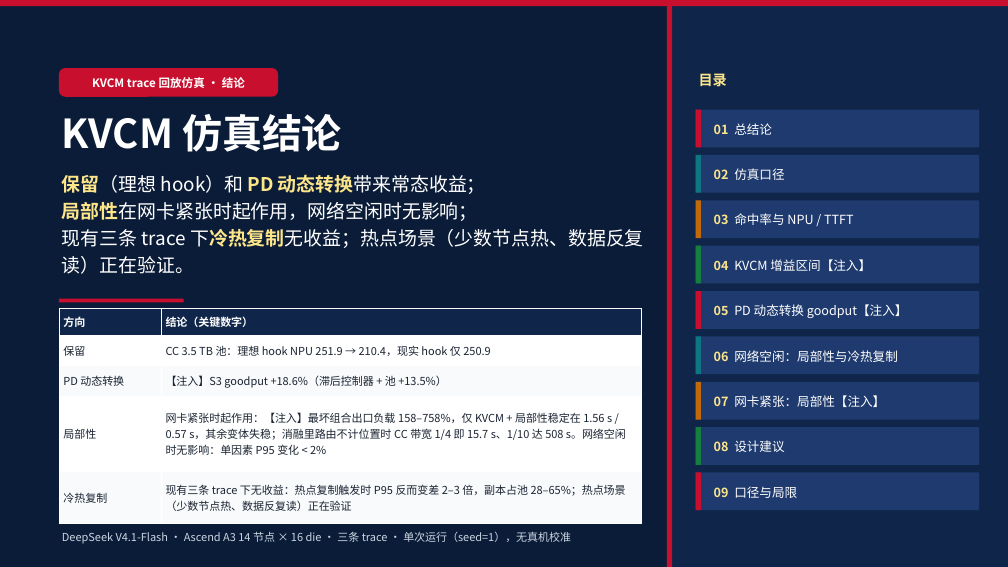
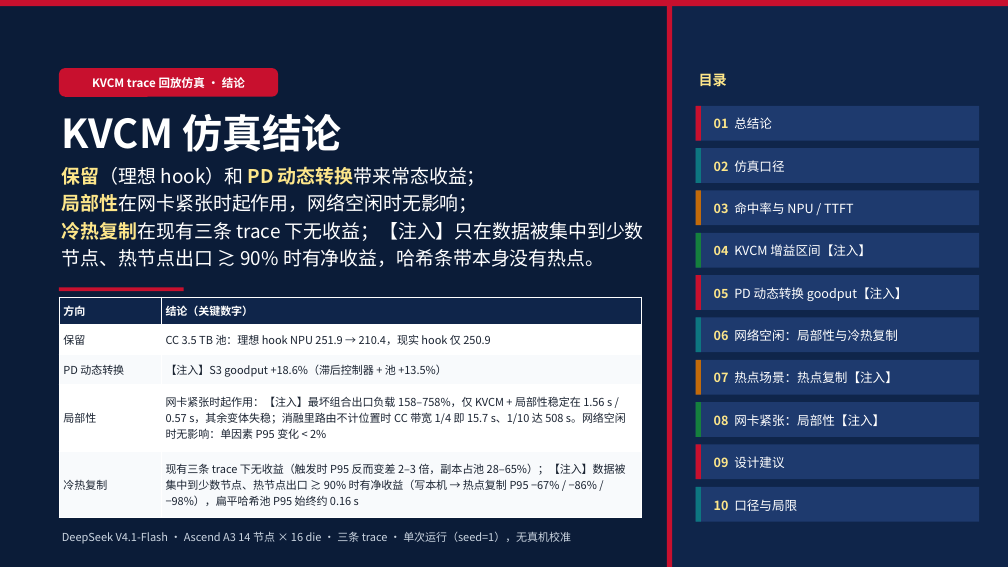
Before and after one commit to 5x8-40/lake, a slide deck: slide 1 of kvcm/report/KVCM-仿真结论-20261126.pptx. Drawn at 1008x567 pixels with LibreOffice and Linux fonts; fonts in the diff are those of the drawing. Boxes give left, top, right and bottom in pixels: in the first picture for what was removed or moved away, otherwise in the second. Text is boxed around its words. In the diff, an @@ line names an element or a change of style, - is before the commit and + after.

```diff
--- a/kvcm/report/KVCM-仿真结论-20261126.pptx
+++ b/kvcm/report/KVCM-仿真结论-20261126.pptx
@@ 4 rectangles, 3 texts: place and size @@
-4 rectangles, 3 texts at [62,110,979,274]
+4 rectangles, 3 texts at [62,106,979,267]
@@ rectangle: place and size @@
-rectangle at [696,200,979,238]
+rectangle at [696,191,979,225]
@@ rectangle: place and size @@
-rectangle at [696,200,701,238]
+rectangle at [696,191,701,225]
@@ text "03 命中率与 NPU / TTFT": place and size @@
-text "03 命中率与 NPU / TTFT" at [714,213,854,225]
+text "03 命中率与 NPU / TTFT" at [714,202,854,214]
@@ text at [62,222,644,267]: text changed @@
-现有三条 trace 下冷热复制无收益；热点场景（少数节点热、数据反复读）正在验证。
+冷热复制在现有三条 trace 下无收益；【注入】只在数据被集中到少数节点、热节点出口 ≳ 90% 时有净收益，哈希条带本身没有热点。
@@ table at [59,297,641,518] @@
-row 5, column 2: 现有三条 trace 下无收益：热点复制触发时 P95 反而变差 2–3 倍，副本占池 28–65%；热点场景（少数节点热、数据反复读）正在验证
+row 5, column 2: 现有三条 trace 下无收益（触发时 P95 反而变差 2–3 倍，副本占池 28–65%）；【注入】数据被集中到少数节点、热节点出口 ≳ 90% 时有净收益（写本机 → 热点复制 P95 −67% / −86% / −98%），扁平哈希池 P95 始终约 0.16 s
@@ table: place and size @@
-table at [59,309,641,523]
+table at [59,297,641,518]
@@ rectangle: place and size @@
-rectangle at [59,299,184,302]
+rectangle at [59,287,184,291]
@@ 4 rectangles, 2 texts: place and size @@
-4 rectangles, 2 texts at [696,246,979,329]
+4 rectangles, 2 texts at [696,233,979,310]
@@ 4 rectangles, 1 text: place and size @@
-4 rectangles, 1 text at [696,337,979,420]
+4 rectangles, 1 text at [696,318,979,395]
@@ text added at [714,371,898,383], 12 pt, text #FFFFFF @@
+07 热点场景：热点复制【注入】
@@ rectangle: place and size @@
-rectangle at [696,427,979,465]
+rectangle at [696,402,979,437]
@@ rectangle: place and size @@
-rectangle at [696,427,701,465]
+rectangle at [696,402,701,437]
@@ text at [714,414,885,426]: text changed @@
-07 网卡紧张：局部性【注入】
+08 网卡紧张：局部性【注入】
@@ rectangle: place and size @@
-rectangle at [696,473,979,510]
+rectangle at [696,445,979,479]
@@ rectangle: place and size @@
-rectangle at [696,473,701,510]
+rectangle at [696,445,701,479]
@@ text at [714,456,784,468]: text changed @@
-08 设计建议
+09 设计建议
@@ rectangle added at [696,487,979,522], fill #1E3A6E @@
@@ rectangle added at [696,487,701,522], fill #0D7680 @@
@@ text at [714,499,797,511]: text changed @@
-09 口径与局限
+10 口径与局限
```
Also in this commit, not shown: 8 other slides changed, 1 slide added, 1 other file.
